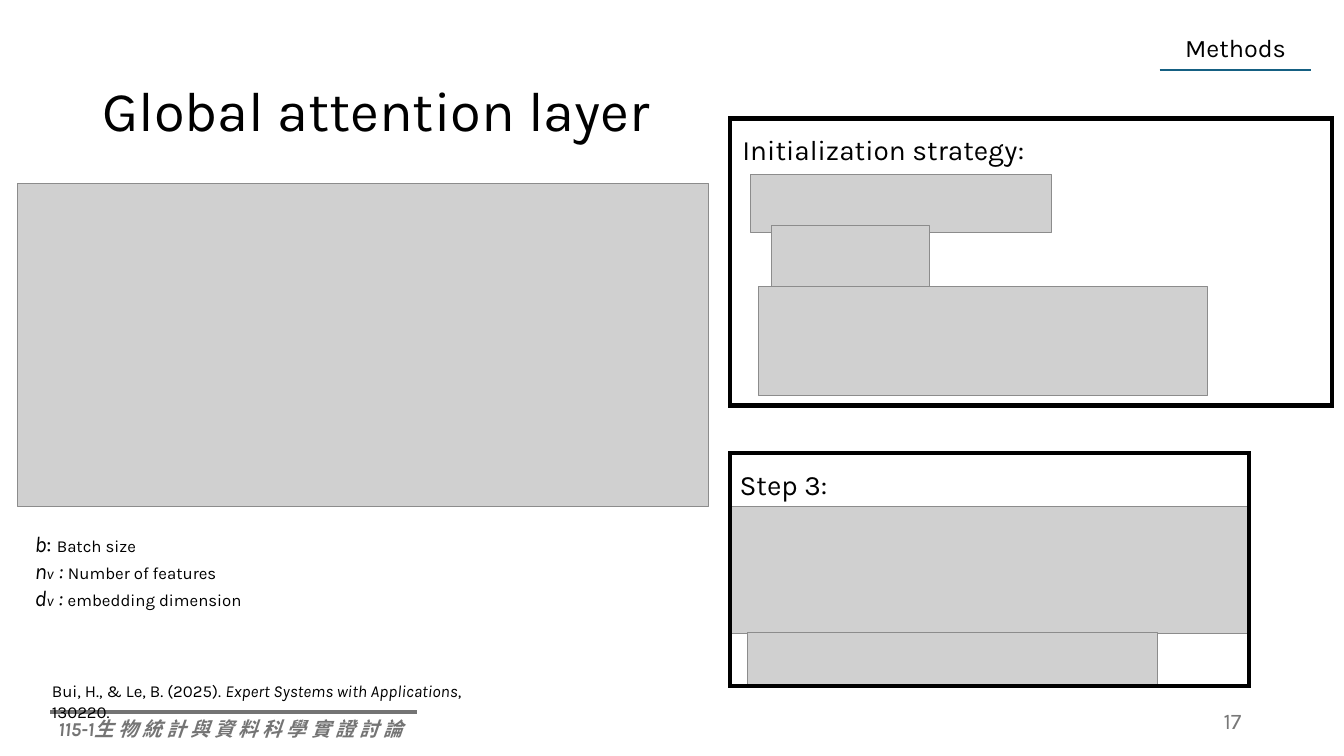
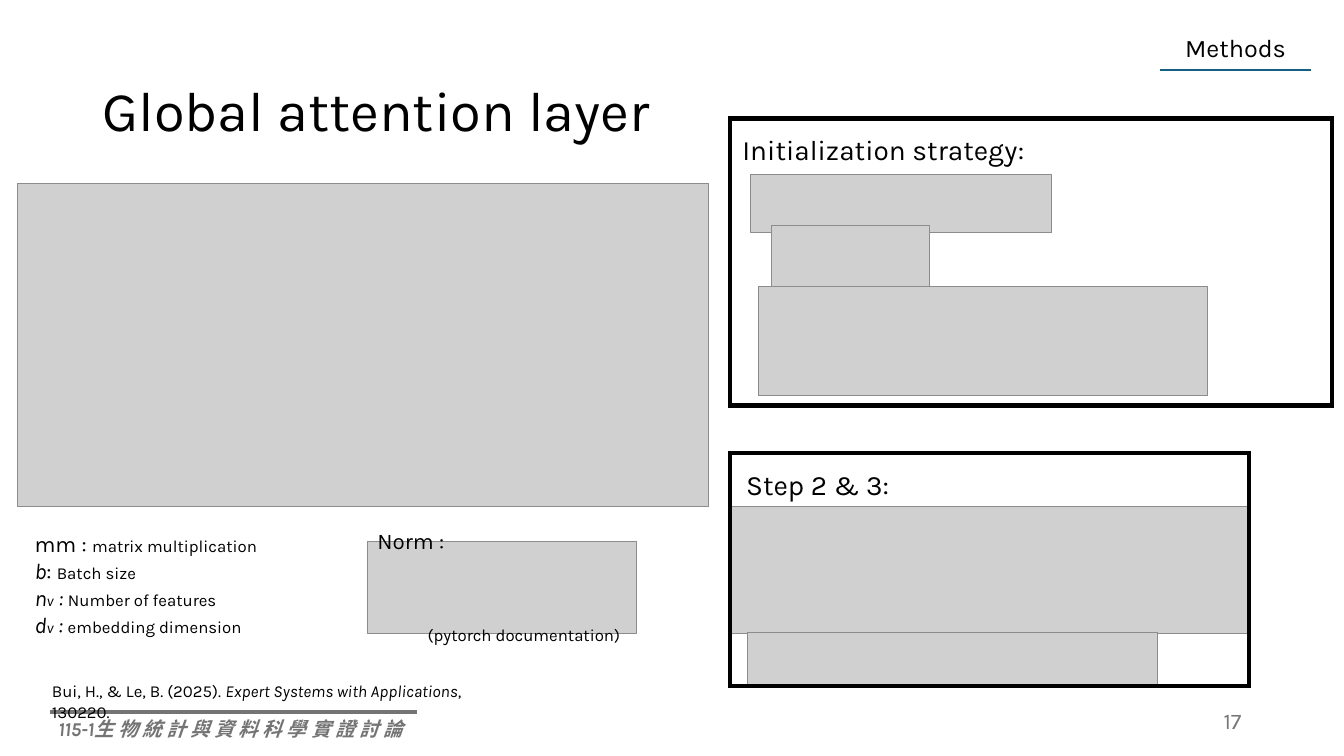
Before and after one commit to Lai-jun-yan/Deep_glm, a slide deck: slide 17 of seminar/Fusing global attention and self-attention for better performance and.pptx. Drawn at 1344x756 pixels with LibreOffice and Linux fonts; fonts in the diff are those of the drawing; grey boxes stand for pictures. Boxes give left, top, right and bottom in pixels: in the first picture for what was removed or moved away, otherwise in the second. Text is boxed around its words. In the diff, an @@ line names an element or a change of style, - is before the commit and + after.

```diff
--- a/seminar/Fusing global attention and self-attention for better performance and.pptx
+++ b/seminar/Fusing global attention and self-attention for better performance and.pptx
@@ text at bbox=[746, 477, 889, 502]: text changed @@
-Step 3:
+Step 2 & 3:
@@ text added at bbox=[377, 529, 433, 550], 16 pt, text #000000 @@
+Norm :
@@ text at bbox=[35, 540, 257, 556]: paragraph added @@
+mm : matrix multiplication
@@ picture added at bbox=[368, 541, 637, 634] @@
@@ text added at bbox=[428, 629, 620, 647], 12 pt, text #000000 @@
+(pytorch documentation)
```
Also in this commit, not shown: 4 other slides changed, 3 slides added.
